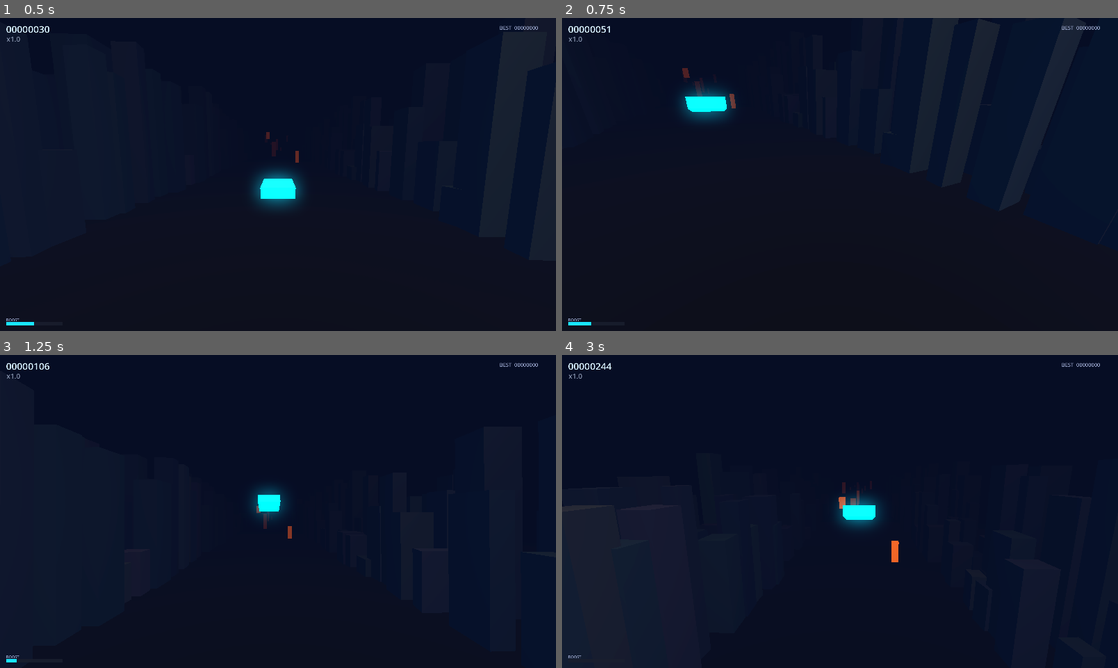
Above: before the commit, frames 1-4 (two rows, left to right).
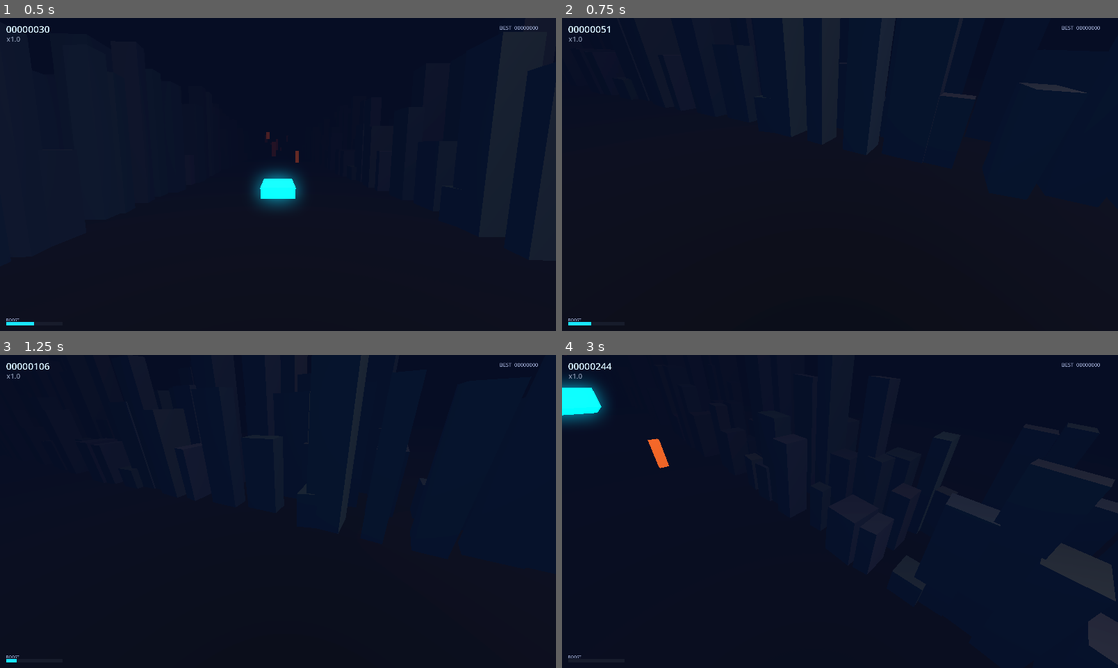
Above: after the commit, the same moments.

Repository: midas44/divepunk
Game: Godot game, scene res://scenes/main/Main.tscn
The game is run twice, just before and just after one commit, with the same random seed, the same clock (stepped at 60 frames per second) and the same inputs.
Inputs (mouse positions are in pixels of both pictures, inside the frame that each line leads up to):
- Up to frame 1 (0.5 s): no input
- Up to frame 2 (0.75 s): move the mouse to (867, 174) at 0.52 s; hold W (steer_up) from 0.53 s (still down); hold Shift (boost) from 0.53 s (still down)
- Up to frame 3 (1.25 s): keep holding W (steer_up); keep holding Shift (boost); tap Space at 0.77 s
- Up to frame 4 (3 s): keep holding W (steer_up); move the mouse to (812, 511) at 1.27 s; release Shift (boost) at 1.28 s; tap Shift (boost) at 1.35, 2.85 s; tap Space at 1.52 s; move the mouse to (851, 505) at 2.02 s; hold Shift (boost) 2.03-2.78 s; move the mouse to (834, 517) at 2.77 s

Frame 1 is identical in both runs. In frame 2, 1.0% of the frame differs, in the area x 21-95%, y 16-34%; in frame 3, 0.5%; in frame 4, 4.1%, in the area x 0-100%, y 7-99%.

Commit message:
feat(camera): 360° persistent mouse free-look, half sensitivity
Per playtest feedback:
- Yaw is now unlimited (full 360° look-around) — removed the yaw clamp.
- No auto-return: the view holds where you point it (removed the spring-back),
  so look_return_sharpness is gone.
- Sensitivity halved (0.0028 -> 0.0014).
- Pitch still clamps to ±look_pitch_limit_deg (default 90°) so the camera can
  look straight up/down but never rolls past vertical into an inverted view.

Co-Authored-By: Claude Opus 4.8 (1M context) <noreply@anthropic.com>

Diff:
--- a/scripts/camera_rig.gd
+++ b/scripts/camera_rig.gd
@@ -21,18 +21,16 @@
 @export var shake_strength: float = 0.6
 
 @export_group("Free-look (mouse)")
-@export var mouse_look_enabled: bool = true       ## drift the view with the mouse; springs back to centre
-@export var mouse_sensitivity: float = 0.0028     ## view offset (radians) per pixel of mouse motion
-@export var look_yaw_limit_deg: float = 90.0      ## max left / right view swing from centre
-@export var look_pitch_limit_deg: float = 60.0    ## max up / down view swing from centre
-@export var look_return_sharpness: float = 5.0    ## how fast the view eases back to forward when the mouse is idle
+@export var mouse_look_enabled: bool = true       ## look around freely with the mouse (no auto-return)
+@export var mouse_sensitivity: float = 0.0014     ## view rotation (radians) per pixel of mouse motion
+@export var look_pitch_limit_deg: float = 90.0    ## clamp up / down so the view never flips; yaw is unlimited (full 360°)
 
 var _target: Node3D
 var _cam: Camera3D
 var _shake: float = 0.0
 var _snapped: bool = false
-var _look_yaw: float = 0.0      ## current mouse-look yaw offset (radians); eases toward 0
-var _look_pitch: float = 0.0    ## current mouse-look pitch offset (radians); eases toward 0
+var _look_yaw: float = 0.0      ## held mouse-look yaw (radians), full 360°; persists until you move the mouse
+var _look_pitch: float = 0.0    ## held mouse-look pitch (radians), clamped; persists until you move the mouse
 
 
 func _ready() -> void:
@@ -53,17 +51,18 @@
 	_shake = minf(_shake + amount, 1.0)
 
 
-## Accumulate mouse motion into the view offset. Handled in _input (not _unhandled_input) so a
-## full-screen Control can never swallow it; the captured cursor (set in game.gd) is what
-## produces the relative-motion events. Sign is non-inverted: mouse right looks right, up looks up.
+## Accumulate mouse motion into a held view offset (no auto-return). Handled in _input (not
+## _unhandled_input) so a full-screen Control can never swallow it; the captured cursor (set in
+## game.gd) produces the relative-motion events. Non-inverted: right looks right, up looks up.
 func _input(event: InputEvent) -> void:
 	if not mouse_look_enabled:
 		return
 	if event is InputEventMouseMotion and Input.mouse_mode == Input.MOUSE_MODE_CAPTURED:
 		var motion := (event as InputEventMouseMotion).relative
-		var yaw_limit := deg_to_rad(look_yaw_limit_deg)
+		# Yaw is unlimited (full 360° look-around); wrap to keep the accumulator tidy.
+		_look_yaw = wrapf(_look_yaw - motion.x * mouse_sensitivity, -PI, PI)
+		# Pitch is clamped so the camera can look straight up / down but never rolls past vertical.
 		var pitch_limit := deg_to_rad(look_pitch_limit_deg)
-		_look_yaw = clampf(_look_yaw - motion.x * mouse_sensitivity, -yaw_limit, yaw_limit)
 		_look_pitch = clampf(_look_pitch - motion.y * mouse_sensitivity, -pitch_limit, pitch_limit)
 
 
@@ -82,12 +81,9 @@
 	# Look a little ahead of the ship (it always travels −Z) for a forward-leaning feel.
 	look_at(_target.global_position + Vector3(0.0, 0.0, -look_ahead), Vector3.UP)
 
-	# Free-look: offset the view by the accumulated mouse motion, then ease it back toward
-	# forward so the player always drifts back to looking where they fly (driving-game feel).
+	# Free-look: hold the view at the accumulated mouse offset (no auto-return). Yaw spins a full
+	# 360°; pitch is clamped so the camera never rolls past straight up / down.
 	if mouse_look_enabled:
-		var return_k := 1.0 - exp(-look_return_sharpness * delta)
-		_look_yaw = lerpf(_look_yaw, 0.0, return_k)
-		_look_pitch = lerpf(_look_pitch, 0.0, return_k)
 		rotate_object_local(Vector3.UP, _look_yaw)
 		rotate_object_local(Vector3.RIGHT, _look_pitch)
 
